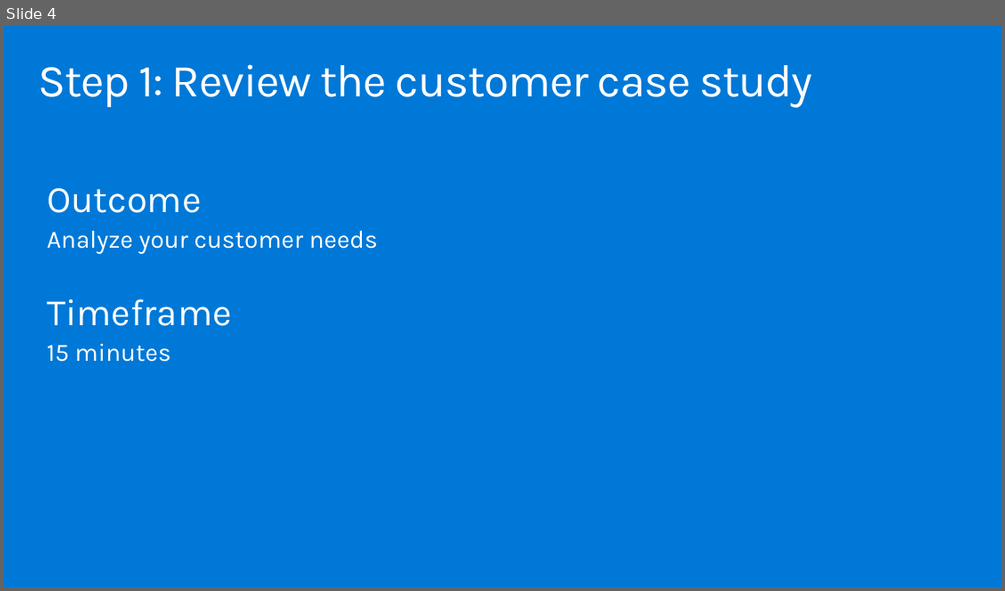
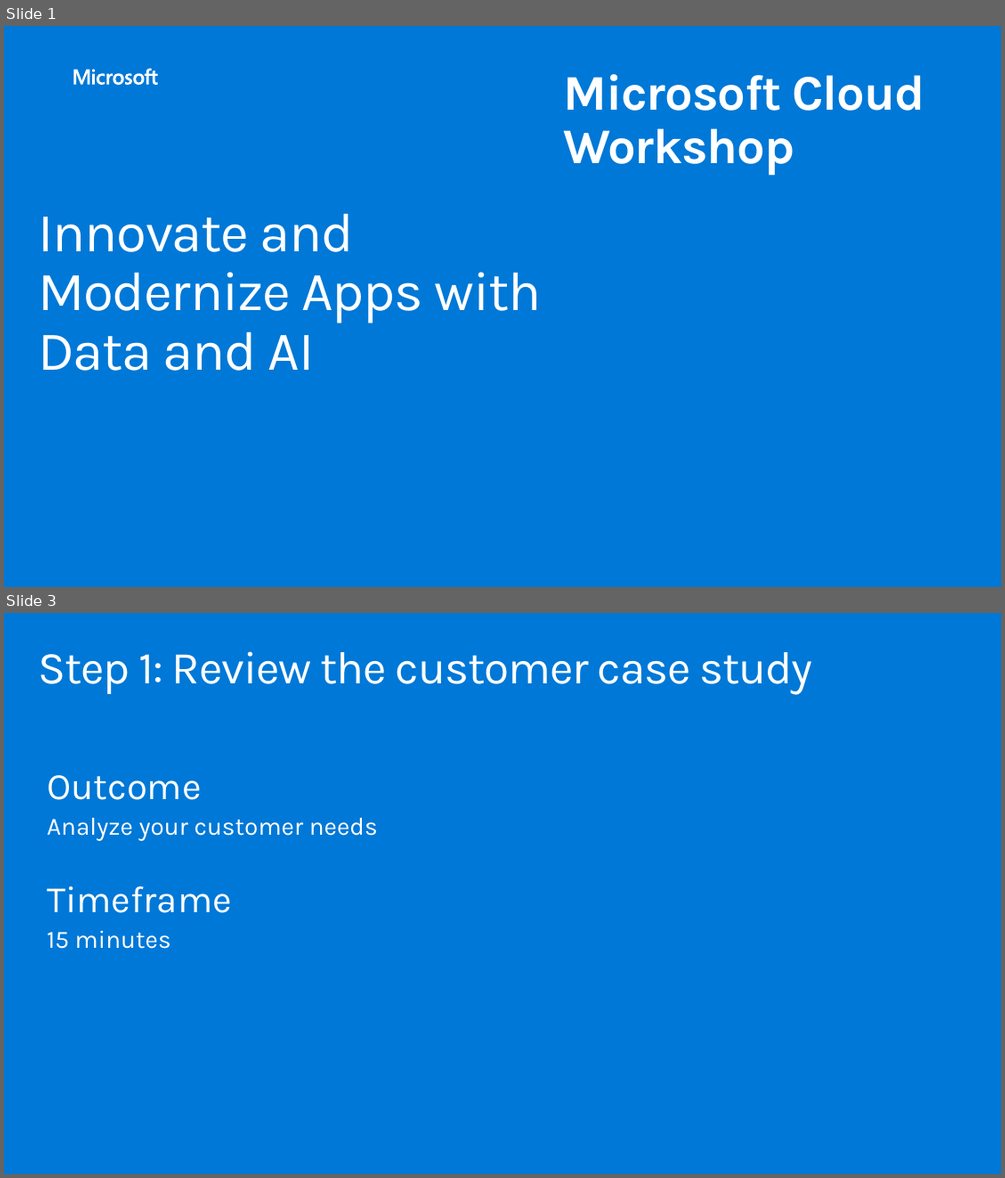
Before and after one commit to solliancenet/MCW-innovate-modernize-apps-with-data-ai, a slide deck: Whiteboard design session/WDS trainer presentation - Innovate and Modernize Apps with Data and AI.pptx. Shown one above the other, each under a label of ours: slide 4 before the commit, slides 1 and 3 after it; the slides between them are not shown. The pictures are 1005x591 and 1005x1178 pixels, drawn with LibreOffice and Linux fonts; fonts in the diff are those of the drawing; background and template pictures are left out. Boxes give left, top, right and bottom in pixels: in the first picture for what was removed or moved away, otherwise in the second. Text is boxed around its words. In the diff, an @@ line names an element or a change of style, - is before the commit and + after.

```diff
--- a/Whiteboard design session/WDS trainer presentation - Innovate and Modernize Apps with Data and AI.pptx
+++ b/Whiteboard design session/WDS trainer presentation - Innovate and Modernize Apps with Data and AI.pptx
@@ slide 1 added at box(4, 26, 1001, 587), background #0078D7 @@
@@ freeform shape added at box(73, 69, 157, 85), fill #FFFFFF @@
@@ text added at box(564, 74, 925, 176), 48 pt, text #FFFFFF, bold @@
+Microsoft Cloud Workshop
@@ title added at box(38, 213, 542, 370), 52.9 pt, text #FFFFFF @@
+Innovate and Modernize Apps with Data and AI
@@ what was slide 4 is now slide 3 @@
```
Also in this commit, not shown: 1 slide changed, 14 other slides added, 19 slides removed, 1 other file.
